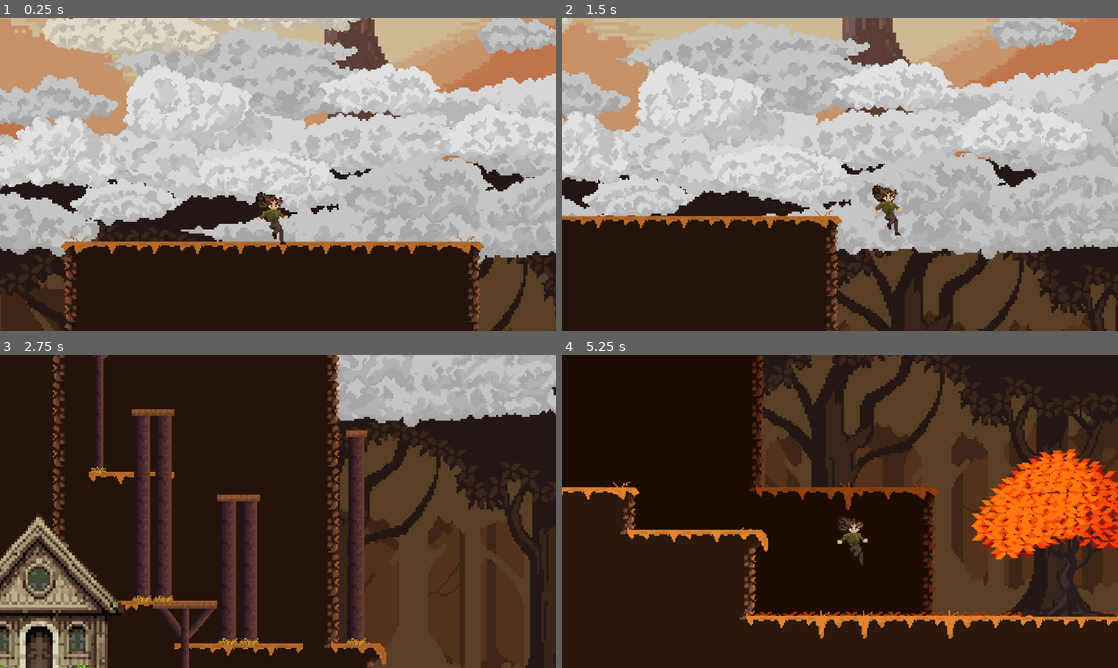
Above: before the commit, frames 1-4 (two rows, left to right).
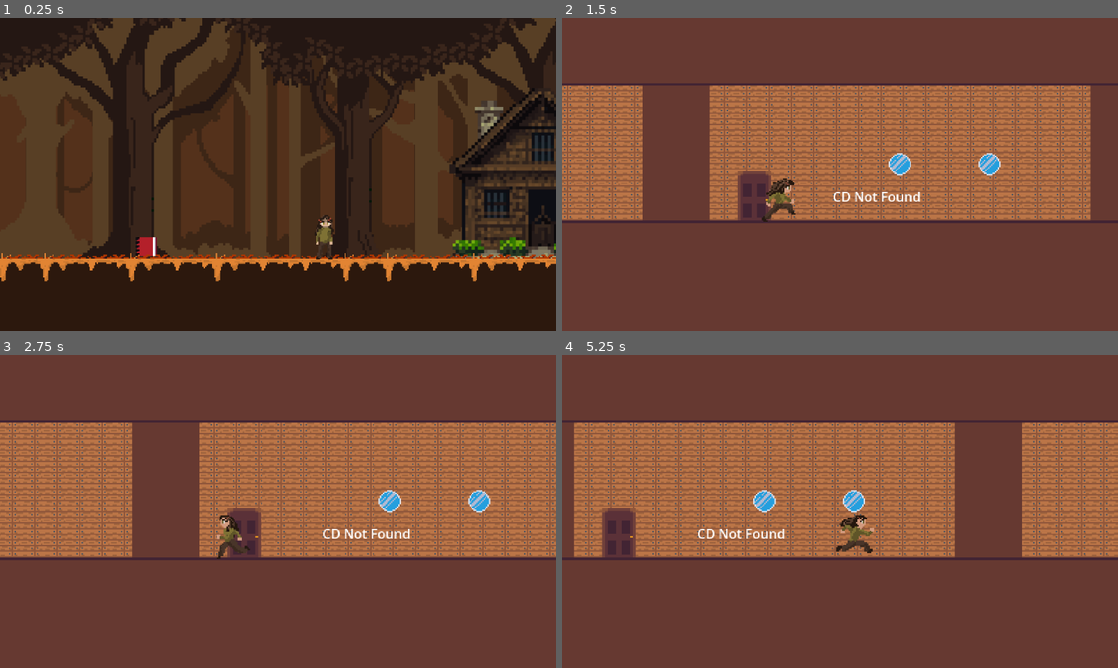
Above: after the commit, the same moments.

Repository: NoelKTheBest/sturdy-enigma
Game: Godot game, scene res://scenes/Scene Sequence/00_Main.tscn
Same seed, same stepped clock (60 frames per second), same inputs: the game is played once before the commit and once after it. The engine's default icon, where the game draws it, is replaced by a stand-in: a white triangle on a blue panel in a dark square.
Inputs:
- Up to frame 1 (0.25 s): no input
- Up to frame 2 (1.5 s): tap Enter (ui_accept) at 0.5, 0.77 s; hold Right (ui_right) from 0.53 s (still down); tap R (enter_house) at 0.6, 1.35 s; tap E at 1.25 s
- Up to frame 3 (2.75 s): tap Enter (ui_accept) at 1.52 s; release Right (ui_right) at 2.03 s; hold Left (ui_left) from 2.03 s (still down); tap R (enter_house) at 2.1 s
- Up to frame 4 (5.25 s): release Left (ui_left) at 2.78 s; hold Right (ui_right) 2.78-4.28 s; tap R (enter_house) every 0.75 s from 2.85 to 5.1 s; tap Enter (ui_accept) at 3.02, 3.77, 4.52 s; hold Left (ui_left) 4.28-5.03 s; hold Right (ui_right) from 5.03 s (still down)

The runs differ from the first frame. In frame 1, 81% of the frame differs, in the area x 0-100%, y 0-100%; in frame 2, 92%; in frame 3, 86%; in frame 4, 89%.

Commit message:
Update 00_Main.tscn

Diff:
--- a/the-great-cd-caper/scenes/Scene Sequence/00_Main.tscn
+++ b/the-great-cd-caper/scenes/Scene Sequence/00_Main.tscn
@@ -22,7 +22,7 @@
 metadata/_edit_horizontal_guides_ = [806.0]
 
 [node name="Camera2D" type="Camera2D" parent="."]
-position = Vector2(1322, -823)
+position = Vector2(177, 411)
 zoom = Vector2(2.775, 2.775)
 limit_left = -95
 limit_top = -2835
@@ -99,7 +99,7 @@
 [node name="Tileset" parent="." instance=ExtResource("6_8w2t8")]
 
 [node name="CharacterBody2D" parent="." instance=ExtResource("2_q3g5s")]
-position = Vector2(1314, -768)
+position = Vector2(312, 471)
 metadata/_edit_group_ = true
 
 [node name="Area2D" type="Area2D" parent="."]
